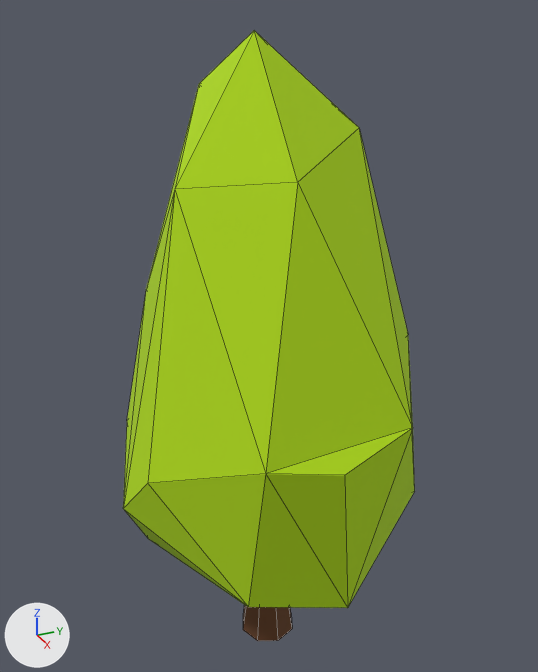
What one commit did to the FBX model OlympusUnity/Assets/_Project/Art Assets/Models/Environment/SmallTrees/SmallTreeB.fbx.
Rendered twice from a 50 mm camera at (2.41, -1.09, 2.71) aimed at (-0.07, 0.03, 1.47). The axes (+X, +Y, +Z) are drawn at lower left. The lights are the same throughout. Mesh edges are drawn as thin lines. Where no turn or scale is listed for an object, it has been applied to the vertices.

The first picture shows 'SmallTreeB_geo'.
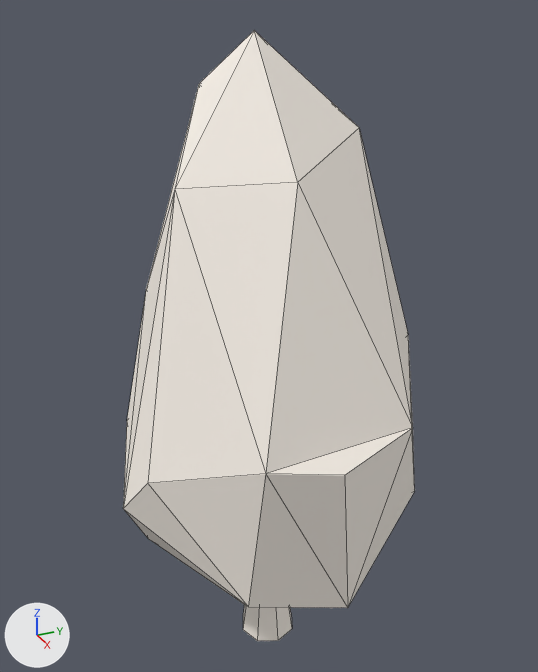
Where the newer file only moved an object's origin or applied its transform, the numbers keep the older frame.

What the commit changed:
Material 'SmallTreesRocks_Mtl' (mat_smalltreesrocks_mtl) is new.
Its base color is (1.0, 0.936, 0.859) (white #fff8ee).
Its roughness is 0.755.
me_cylinder_019 has 45 vertices, 62 faces and spans x -0.65..0.63, y -0.65..0.57, z 0.0..2.61.
me_cylinder_019 is used by ob_smalltreeb_geo; location (0.0, 0.0, 0.0).
me_cylinder_019 part 1: all 54 faces that had it switch from mat_smalltrees_mtl (green #b0db0d) to mat_smalltreesrocks_mtl (white #fff8ee).
me_cylinder_019 part 2: all 8 faces that had it switch from mat_woodbark_mtl (brown #633d21) to mat_smalltreesrocks_mtl (white #fff8ee).

Where the change shows, as pixel boxes (x1, y1, x2, y2) in the pictures (538 x 672 px):
part 1 of me_cylinder_019, recoloured (green to white)
    both: (123, 30, 415, 608)
part 2 of me_cylinder_019, recoloured (brown to white)
    both: (243, 605, 292, 641)
